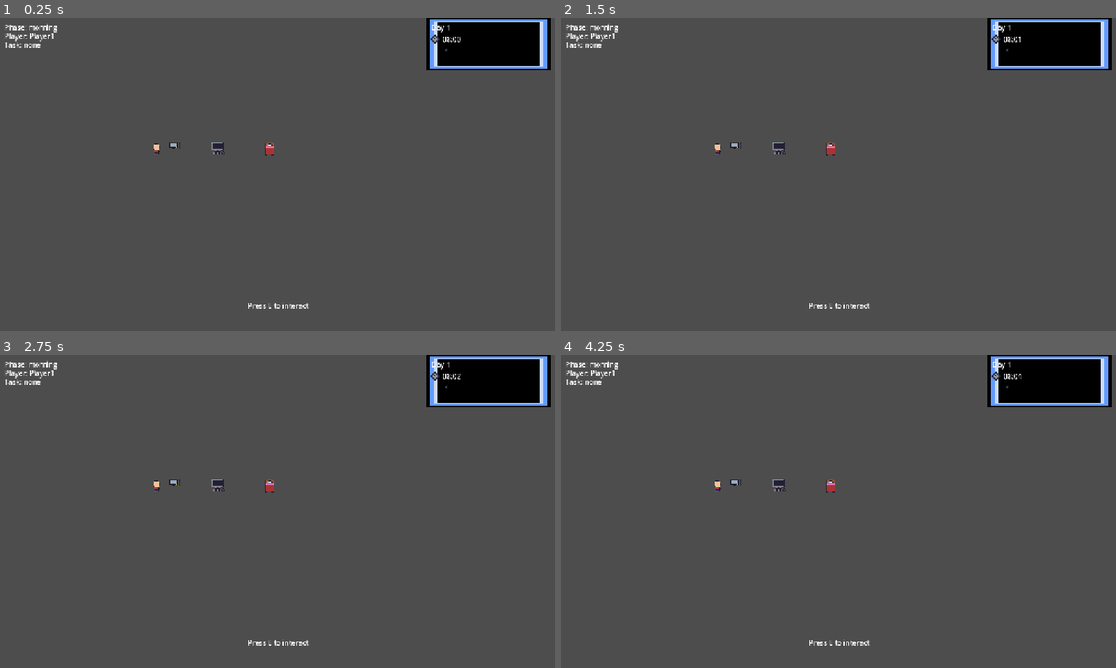
Above: before the commit, frames 1-4 (two rows, left to right).
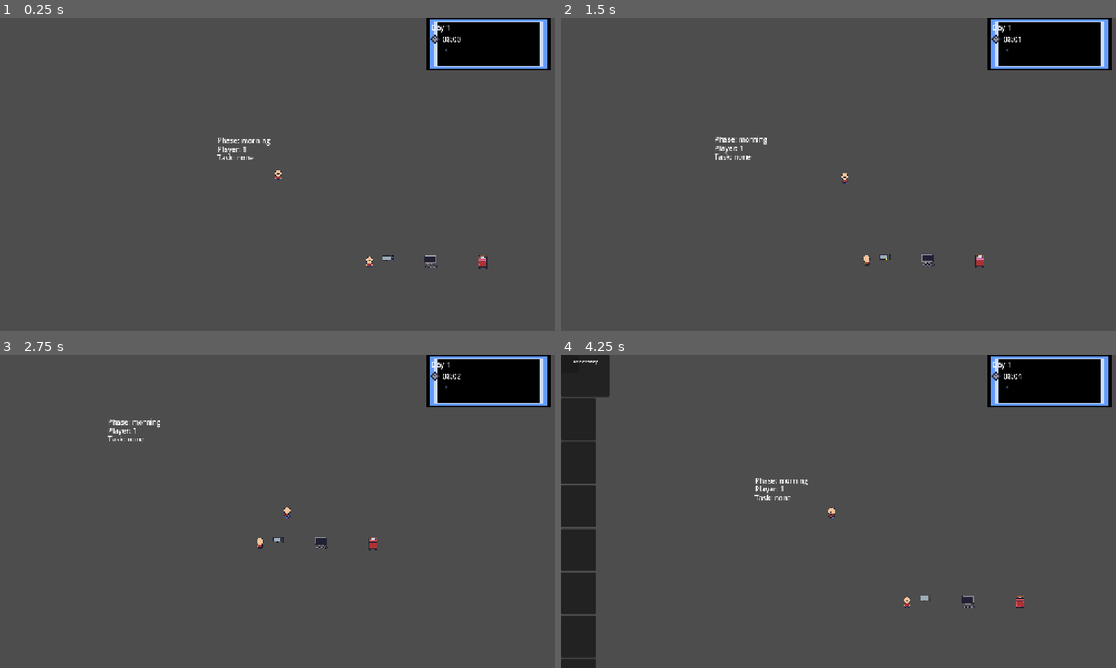
Above: after the commit, the same moments.

Repository: pvfort/astrovalley
Game: Godot game, scene res://scenes/main.tscn
Two runs of this game, one before a commit and one after it. Both use one fixed random seed, a clock stepped at 60 frames per second and the inputs below. This scene is started directly instead of the project's main scene.
Inputs (mouse positions are in pixels of both pictures, inside the frame that each line leads up to):
- Up to frame 1 (0.25 s): no input
- Up to frame 2 (1.5 s): tap E (interact) at 0.5, 0.6, 1.25, 1.35 s; move the mouse to (960, 158) at 0.52 s; hold Right (ui_right) 0.53-1.28 s; click (960, 158) at 0.67 s; move the mouse to (727, 190) at 1.27 s; hold Down (ui_down) from 1.28 s (still down)
- Up to frame 3 (2.75 s): tap E (interact) at 2, 2.3 s; move the mouse to (333, 442) at 2.02 s; release Down (ui_down) at 2.03 s; hold Right (ui_right) from 2.03 s (still down); tap P (pick_up) at 2.1 s
- Up to frame 4 (4.25 s): tap E (interact) at 2.75, 2.85, 3.5, 3.6 s; move the mouse to (810, 574) at 2.77 s; release Right (ui_right) at 2.78 s; hold Up (ui_up) 2.78-3.53 s; click (810, 574) at 2.92 s; move the mouse to (1005, 558) at 3.52 s; hold Left (ui_left) from 3.53 s (still down); tap Enter (inventory_toggle) at 4.15 s

The runs differ from the first frame. In frame 1, 0.9% of the frame differs, in the area x 1-88%, y 1-93%; in frame 2, 1.0%; in frame 3, 0.9%; in frame 4, 7.1%, in the area x 0-84%, y 0-100%.
Error before the commit: Parse Error: Preload file "res://assets/sprites/character.png" does not exist. (res://autoload/PlayerData.gd:20)

Commit message:
updated paths to assets

Diff:
--- a/autoload/PlayerData.gd
+++ b/autoload/PlayerData.gd
@@ -3,21 +3,21 @@
 signal player_profile_changed
 
 @export var player_name: String = "Avery Vega":
-    set(value):
-        player_name = value
-        player_profile_changed.emit()
+	set(value):
+		player_name = value
+		player_profile_changed.emit()
 
 @export var player_title: String = "Graduate Researcher":
-    set(value):
-        player_title = value
-        player_profile_changed.emit()
+	set(value):
+		player_title = value
+		player_profile_changed.emit()
 
 @export var player_level: int = 1:
-    set(value):
-        player_level = max(value, 1)
-        player_profile_changed.emit()
+	set(value):
+		player_level = max(value, 1)
+		player_profile_changed.emit()
 
-@export var portrait: Texture2D = preload("res://assets/sprites/character.png"):
-    set(value):
-        portrait = value
-        player_profile_changed.emit()
+@export var portrait: Texture2D = preload("res://assets/entities/characters/character.png"):
+	set(value):
+		portrait = value
+		player_profile_changed.emit()
--- a/resources/items/books.tres
+++ b/resources/items/books.tres
@@ -1,6 +1,6 @@
 [gd_resource type="Resource" script_class="ItemData" format=3 uid="uid://dy4qndx6j5eai"]
 
-[ext_resource type="Texture2D" uid="uid://bemjlcv40aao8" path="res://assets/sprites/Books.png" id="1_dre41"]
+[ext_resource type="Texture2D" uid="uid://242u16geonjo" path="res://assets/entities/items/Books.png" id="1_dre41"]
 [ext_resource type="Script" uid="uid://fmd5ydc8qhh" path="res://scripts/items/item_data.gd" id="1_item"]
 
 [resource]
--- a/resources/items/coffee.tres
+++ b/resources/items/coffee.tres
@@ -1,14 +1,14 @@
 [gd_resource type="Resource" script_class="ItemData" format=3 uid="uid://qm4eayag8lrn"]
 
+[ext_resource type="Texture2D" uid="uid://d3gg7dj2ci7be" path="res://assets/entities/items/coffee.png" id="1_cl7mq"]
 [ext_resource type="Script" uid="uid://fmd5ydc8qhh" path="res://scripts/items/item_data.gd" id="1_item"]
 [ext_resource type="Resource" uid="uid://dc5v2frvsrp5p" path="res://resources/items/mug.tres" id="2_cl7mq"]
-[ext_resource type="Texture2D" uid="uid://cssve506iofex" path="res://assets/sprites/coffee.png" id="2_icon"]
 
 [resource]
 script = ExtResource("1_item")
 item_id = "coffee"
 display_name = "Coffee"
-icon = ExtResource("2_icon")
+icon = ExtResource("1_cl7mq")
 tags = Array[String](["consumable", "drink", "placeable", "pickupable", "item"])
 consumable = true
 status_effect_id = "coffee_speed"
--- a/resources/items/coffee_machine.tres
+++ b/resources/items/coffee_machine.tres
@@ -1,6 +1,6 @@
 [gd_resource type="Resource" script_class="ItemData" format=3 uid="uid://2khk63bivmdn"]
 
-[ext_resource type="Texture2D" uid="uid://dd2nq3ty6lm1r" path="res://assets/sprites/Coffee-Machine.png" id="1_u0u8e"]
+[ext_resource type="Texture2D" uid="uid://ddjvx0piimfbj" path="res://assets/entities/furniture/Coffee-Machine.png" id="1_u0u8e"]
 [ext_resource type="Script" uid="uid://fmd5ydc8qhh" path="res://scripts/items/item_data.gd" id="2_axgot"]
 
 [resource]
--- a/resources/items/computer.tres
+++ b/resources/items/computer.tres
@@ -1,13 +1,10 @@
 [gd_resource type="Resource" script_class="ItemData" format=3 uid="uid://byqfngliawsko"]
 
-[ext_resource type="Texture2D" uid="uid://mrn6rmmpu54s" path="res://assets/sprites/pc_sheet.png" id="1_koi78"]
+[ext_resource type="Texture2D" uid="uid://cigangwjk6rd6" path="res://assets/entities/furniture/pc_on_sheet.png" id="1_koi78"]
 [ext_resource type="Script" uid="uid://fmd5ydc8qhh" path="res://scripts/items/item_data.gd" id="2_hxq42"]
 
 [resource]
 script = ExtResource("2_hxq42")
-id = &"computer"
 display_name = "Computer"
+description = "Use to work on your thesis, send emails and reduce data."
 icon = ExtResource("1_koi78")
-item_category = "equipment"
-description = "Use to work on your thesis, send emails and reduce data."
-max_stack_size = 5
--- a/resources/items/printer.tres
+++ b/resources/items/printer.tres
@@ -1,13 +1,10 @@
 [gd_resource type="Resource" script_class="ItemData" format=3 uid="uid://cpttu2fxrlypx"]
 
-[ext_resource type="Texture2D" uid="uid://btc177dxrill0" path="res://assets/sprites/Printer.png" id="1_hrffx"]
+[ext_resource type="Texture2D" uid="uid://tc5ioghs8hi0" path="res://assets/entities/furniture/Printer.png" id="1_hrffx"]
 [ext_resource type="Script" uid="uid://fmd5ydc8qhh" path="res://scripts/items/item_data.gd" id="1_item"]
 
 [resource]
 script = ExtResource("1_item")
-id = &"printer"
 display_name = "Printer"
+description = "Printer. Needs paper to work."
 icon = ExtResource("1_hrffx")
-item_category = "equipment"
-description = "Printer. Needs paper to work."
-max_stack_size = 1
--- a/resources/items/trash_can.tres
+++ b/resources/items/trash_can.tres
@@ -1,12 +1,10 @@
 [gd_resource type="Resource" script_class="ItemData" format=3 uid="uid://dcha65w6kwdix"]
 
-[ext_resource type="Texture2D" uid="uid://cq55resegn147" path="res://assets/sprites/Bin.png" id="1_la8dd"]
+[ext_resource type="Texture2D" uid="uid://mb0hk5pd4do3" path="res://assets/entities/furniture/Bin.png" id="1_la8dd"]
 [ext_resource type="Script" uid="uid://fmd5ydc8qhh" path="res://scripts/items/item_data.gd" id="2_caqwt"]
 
 [resource]
 script = ExtResource("2_caqwt")
-id = &"trash"
 display_name = "Trash"
+description = "Trash can, use to dispose items."
 icon = ExtResource("1_la8dd")
-description = "Trash can, use to dispose items."
-max_stack_size = 1
--- a/scenes/main.tscn
+++ b/scenes/main.tscn
@@ -8,7 +8,6 @@
 [ext_resource type="PackedScene" path="res://scenes/resources/BedEntity.tscn" id="6_bed"]
 [ext_resource type="PackedScene" path="res://scenes/ui/ClockUI.tscn" id="7_clock"]
 [ext_resource type="PackedScene" path="res://scenes/ui/DailySummaryUI.tscn" id="8_summary"]
-[ext_resource type="Script" path="res://scripts/time/day_night_controller.gd" id="9_day_night"]
 [ext_resource type="PackedScene" path="res://scenes/resources/StoreNpcEntity.tscn" id="10_store_npc"]
 [ext_resource type="PackedScene" path="res://scenes/ui/StoreUI.tscn" id="11_store_ui"]
 
@@ -21,7 +20,6 @@
 [node name="Telescope" type="Area2D" parent="." unique_id=678417217]
 position = Vector2(400, 300)
 script = ExtResource("1")
-resource_name = "telescope"
 
 [node name="Sprite2D" type="Sprite2D" parent="Telescope" unique_id=1621535991]
 texture = ExtResource("3")
@@ -29,13 +27,13 @@
 [node name="CollisionShape2D" type="CollisionShape2D" parent="Telescope" unique_id=49984888]
 shape = SubResource("1")
 
-[node name="ComputerEntity" parent="." instance=ExtResource("5_computer")]
+[node name="ComputerEntity" parent="." unique_id=1955995544 instance=ExtResource("5_computer")]
 position = Vector2(500, 300)
 
-[node name="BedEntity" parent="." instance=ExtResource("6_bed")]
+[node name="BedEntity" parent="." unique_id=1694464236 instance=ExtResource("6_bed")]
 position = Vector2(620, 300)
 
-[node name="StoreNpcEntity" parent="." instance=ExtResource("10_store_npc")]
+[node name="StoreNpcEntity" parent="." unique_id=1360177238 instance=ExtResource("10_store_npc")]
 position = Vector2(360, 300)
 
 [node name="UI" type="Control" parent="." unique_id=300123017]
@@ -83,12 +81,14 @@
 
 [node name="InventoryUi" parent="CanvasLayer" unique_id=48336469 instance=ExtResource("4_jyhfs")]
 
-[node name="ClockUI" parent="CanvasLayer" instance=ExtResource("7_clock")]
+[node name="ClockUI" parent="CanvasLayer" unique_id=1583854537 instance=ExtResource("7_clock")]
+layout_mode = 3
+grow_horizontal = 0
 
-[node name="DailySummaryUI" parent="CanvasLayer" instance=ExtResource("8_summary")]
+[node name="DailySummaryUI" parent="CanvasLayer" unique_id=1342081110 instance=ExtResource("8_summary")]
 
-[node name="StoreUI" parent="CanvasLayer" instance=ExtResource("11_store_ui")]
+[node name="StoreUI" parent="CanvasLayer" unique_id=1164901527 instance=ExtResource("11_store_ui")]
 
-[node name="DayNightController" type="CanvasLayer" parent="." script=ExtResource("9_day_night")]
+[node name="DayNightController" type="CanvasLayer" parent="." unique_id=1917497699]
 
 [node name="Players" type="Node2D" parent="." unique_id=96690759]
--- a/scenes/player/Player.tscn
+++ b/scenes/player/Player.tscn
@@ -2,7 +2,7 @@
 
 [ext_resource type="Script" uid="uid://bwcev4lthdsds" path="res://scripts/player/player.gd" id="1_player_script"]
 [ext_resource type="PackedScene" uid="uid://blctf1qsa3ufe" path="res://scenes/ui/InventoryUI.tscn" id="2_inventory_ui"]
-[ext_resource type="Texture2D" uid="uid://chunxd4fns534" path="res://assets/sprites/character.png" id="3_character_tex"]
+[ext_resource type="Texture2D" uid="uid://4ebyvrqf3enf" path="res://assets/entities/characters/character.png" id="3_character_tex"]
 [ext_resource type="Script" uid="uid://dg30w6inkjpo3" path="res://scripts/components/status_effect_component.gd" id="4_524rm"]
 
 [sub_resource type="RectangleShape2D" id="RectangleShape2D_player"]
--- a/scenes/resources/ComputerEntity.tscn
+++ b/scenes/resources/ComputerEntity.tscn
@@ -1,26 +1,26 @@
-[gd_scene format=3]
+[gd_scene format=3 uid="uid://clgl8qe4cxqq7"]
 
-[ext_resource type="Texture2D" path="res://assets/entities/furniture/computer_off.png" id="1_pc_off"]
-[ext_resource type="Script" path="res://scripts/components/interactable_component.gd" id="2_interactable"]
-[ext_resource type="Script" path="res://scripts/components/programming_component.gd" id="3_programming"]
+[ext_resource type="Texture2D" uid="uid://cm2cfagb80qtu" path="res://assets/entities/furniture/computer_off.png" id="1_pc_off"]
+[ext_resource type="Script" uid="uid://dt6icuflg7wj0" path="res://scripts/components/interactable_component.gd" id="2_interactable"]
+[ext_resource type="Script" uid="uid://m06xvt5kbjwn" path="res://scripts/components/programming_component.gd" id="3_programming"]
 
 [sub_resource type="RectangleShape2D" id="1_shape"]
 size = Vector2(28, 20)
 
-[node name="ComputerEntity" type="Area2D"]
+[node name="ComputerEntity" type="Area2D" unique_id=602315455]
 collision_layer = 4
 collision_mask = 2
 monitoring = false
 
-[node name="Sprite2D" type="Sprite2D" parent="."]
+[node name="Sprite2D" type="Sprite2D" parent="." unique_id=1703565829]
 texture = ExtResource("1_pc_off")
 
-[node name="InteractableComponent" type="Node" parent="."]
+[node name="InteractableComponent" type="Node" parent="." unique_id=721616111]
 script = ExtResource("2_interactable")
 
-[node name="CollisionShape2D" type="CollisionShape2D" parent="."]
+[node name="CollisionShape2D" type="CollisionShape2D" parent="." unique_id=944152037]
 shape = SubResource("1_shape")
 one_way_collision = true
 
-[node name="ProgrammingComponent" type="Node" parent="."]
+[node name="ProgrammingComponent" type="Node" parent="." unique_id=696018731]
 script = ExtResource("3_programming")
--- a/scripts/components/programming_component.gd
+++ b/scripts/components/programming_component.gd
@@ -18,56 +18,57 @@
 var _is_interacting := false
 
 func _ready() -> void:
-    priority = max(priority, PROGRAMMING_PRIORITY)
+	priority = max(priority, PROGRAMMING_PRIORITY)
 
 func interact(player: PlayerCharacter) -> void:
-    if player == null or _is_interacting:
-        return
+	if player == null or _is_interacting:
+		return
 
-    _is_interacting = true
-    programming_started.emit(player.player_id)
-    _set_computer_visual(true)
+	_is_interacting = true
+	programming_started.emit(player.player_id)
+	_set_computer_visual(true)
 
-    if skill_id != "":
-        SkillManager.add_xp(skill_id, xp_gain)
-        WorldClock.add_daily_skill_xp(skill_id, xp_gain)
+	if skill_id != "":
+		SkillManager.add_xp(skill_id, xp_gain)
+		WorldClock.add_daily_skill_xp(skill_id, xp_gain)
 
-    WorldClock.add_minutes(time_advance_minutes)
-    WorldClock.add_programming_progress(time_advance_minutes)
-    _attempt_energy_spend(player)
+	WorldClock.add_minutes(time_advance_minutes)
+	WorldClock.add_programming_progress(time_advance_minutes)
+	_attempt_energy_spend(player)
 
-    var tween := get_tree().root.create_tween()
-    tween.tween_interval(0.2)
-    tween.finished.connect(
-        func() -> void:
-            if is_inside_tree():
-                _set_computer_visual(false)
-                programming_completed.emit(player.player_id)
-            _is_interacting = false
-        CONNECT_ONE_SHOT
-    )
+	var tween := get_tree().root.create_tween()
+	tween.tween_interval(0.2)
+	tween.finished.connect(
+		func() -> void:
+			if is_inside_tree():
+				_set_computer_visual(false)
+				programming_completed.emit(player.player_id)
+
+			_is_interacting = false,
+		CONNECT_ONE_SHOT
+	)
 
 func _attempt_energy_spend(player: PlayerCharacter) -> void:
-    if not consume_energy:
-        return
+	if not consume_energy:
+		return
 
-    if player.has_method("consume_energy"):
-        player.consume_energy(energy_cost)
-        return
+	if player.has_method("consume_energy"):
+		player.consume_energy(energy_cost)
+		return
 
-    var status := player.get_status_effect_component()
-    if status != null and status.has_method("apply"):
-        status.apply("programming_fatigue", energy_cost, {"temporary": true, "source": "programming"})
+	var status := player.get_status_effect_component()
+	if status != null and status.has_method("apply"):
+		status.apply("programming_fatigue", energy_cost, {"temporary": true, "source": "programming"})
 
 func _set_computer_visual(active: bool) -> void:
-    var sprite := get_parent().get_node_or_null(sprite_path) as Sprite2D
-    if sprite == null:
-        return
+	var sprite := get_parent().get_node_or_null(sprite_path) as Sprite2D
+	if sprite == null:
+		return
 
-    if _original_texture == null:
-        _original_texture = sprite.texture
+	if _original_texture == null:
+		_original_texture = sprite.texture
 
-    if active and active_texture != null:
-        sprite.texture = active_texture
-    else:
-        sprite.texture = _original_texture
+	if active and active_texture != null:
+		sprite.texture = active_texture
+	else:
+		sprite.texture = _original_texture
--- a/scripts/components/status_effect_component.gd
+++ b/scripts/components/status_effect_component.gd
@@ -7,45 +7,45 @@
 var active_effects: Dictionary = {}
 
 func apply(effect_id: String, duration: float, metadata: Dictionary = {}) -> void:
-    if effect_id == "":
-        return
+	if effect_id == "":
+		return
 
-    var entry := {
-        "duration": maxf(duration, 0.0),
-        "temporary": bool(metadata.get("temporary", true)),
-        "metadata": metadata.duplicate(true),
-    }
-    active_effects[effect_id] = entry
-    effect_applied.emit(effect_id)
+	var entry := {
+		"duration": maxf(duration, 0.0),
+		"temporary": bool(metadata.get("temporary", true)),
+		"metadata": metadata.duplicate(true),
+	}
+	active_effects[effect_id] = entry
+	effect_applied.emit(effect_id)
 
 func apply_effect(effect_id: String, effect_data: Dictionary) -> void:
-    apply(effect_id, float(effect_data.get("duration", 0.0)), effect_data)
+	apply(effect_id, float(effect_data.get("duration", 0.0)), effect_data)
 
 func has_effect(effect_id: String) -> bool:
-    return active_effects.has(effect_id)
+	return active_effects.has(effect_id)
 
 func clear_temporary_effects() -> void:
-    var to_remove: Array[String] = []
-    for effect_id in active_effects.keys():
-        var entry := active_effects[effect_id] as Dictionary
-        if bool(entry.get("temporary", false)):
-            to_remove.append(effect_id)
+	var to_remove: Array[String] = []
+	for effect_id in active_effects.keys():
+		var entry := active_effects[effect_id] as Dictionary
+		if bool(entry.get("temporary", false)):
+			to_remove.append(effect_id)
 
-    for effect_id in to_remove:
-        active_effects.erase(effect_id)
-        effect_expired.emit(effect_id)
+	for effect_id in to_remove:
+		active_effects.erase(effect_id)
+		effect_expired.emit(effect_id)
 
 func _process(delta: float) -> void:
-    var expired: Array[String] = []
+	var expired: Array[String] = []
 
-    for effect_id in active_effects.keys():
-        var entry := active_effects[effect_id] as Dictionary
-        entry["duration"] = maxf(0.0, float(entry.get("duration", 0.0)) - delta)
-        active_effects[effect_id] = entry
+	for effect_id in active_effects.keys():
+		var entry := active_effects[effect_id] as Dictionary
+		entry["duration"] = maxf(0.0, float(entry.get("duration", 0.0)) - delta)
+		active_effects[effect_id] = entry
 
-        if float(entry["duration"]) <= 0.0:
-            expired.append(effect_id)
+		if float(entry["duration"]) <= 0.0:
+			expired.append(effect_id)
 
-    for effect_id in expired:
-        active_effects.erase(effect_id)
-        effect_expired.emit(effect_id)
+	for effect_id in expired:
+		active_effects.erase(effect_id)
+		effect_expired.emit(effect_id)
--- a/scripts/core/time_manager.gd
+++ b/scripts/core/time_manager.gd
@@ -8,40 +8,40 @@
 var current_phase: Phase = Phase.MORNING
 
 func _ready() -> void:
-    if WorldClock != null:
-        WorldClock.phase_changed.connect(_on_world_phase_changed)
-        _on_world_phase_changed(WorldClock.get_phase_name())
+	if WorldClock != null:
+		WorldClock.phase_changed.connect(_on_world_phase_changed)
+		_on_world_phase_changed(WorldClock.get_phase_name())
 
 func start_cycle() -> void:
-    # WorldClock handles progression automatically.
-    pass
+	# WorldClock handles progression automatically.
+	pass
 
 func _on_world_phase_changed(phase_name: String) -> void:
-    match phase_name:
-        "Morning":
-            current_phase = Phase.MORNING
-        "Afternoon":
-            current_phase = Phase.AFTERNOON
-        "Evening":
-            current_phase = Phase.NIGHT
-        _:
-            current_phase = Phase.NIGHT
+	match phase_name:
+		"Morning":
+			current_phase = Phase.MORNING
+		"Afternoon":
+			current_phase = Phase.AFTERNOON
+		"Evening":
+			current_phase = Phase.NIGHT
+		_:
+			current_phase = Phase.NIGHT
 
-    phase_changed.emit(get_phase_name(current_phase))
+	phase_changed.emit(get_phase_name(current_phase))
 
 func get_phase_name(phase: Phase) -> String:
-    match phase:
-        Phase.MORNING:
-            return "morning"
-        Phase.AFTERNOON:
-            return "afternoon"
-        Phase.NIGHT:
-            return "night"
-    return "night"
+	match phase:
+		Phase.MORNING:
+			return "morning"
+		Phase.AFTERNOON:
+			return "afternoon"
+		Phase.NIGHT:
+			return "night"
+	return "night"
 
 func sync_phase(phase: int) -> void:
-    current_phase = phase
-    phase_changed.emit(get_phase_name(current_phase))
+	current_phase = phase
+	phase_changed.emit(get_phase_name(current_phase))
 
 func get_current_phase() -> String:
-    return get_phase_name(current_phase)
+	return get_phase_name(current_phase)
--- a/scripts/inventory/InventoryManager.gd
+++ b/scripts/inventory/InventoryManager.gd
@@ -44,15 +44,18 @@
 	if item == null:
 		return false
 
-	var final_cost := max(cost, 0)
+	var final_cost: int = max(cost, 0)
+
 	if funds < final_cost:
 		return false
 
-	var added := add_item(item)
+	var added: bool = add_item(item)
+
 	if not added:
 		return false
 
 	funds -= final_cost
+
 	return true
 
 func remove_item(index: int):
--- a/scripts/managers/character_save_manager.gd
+++ b/scripts/managers/character_save_manager.gd
@@ -67,10 +67,10 @@
 	return null
 
 
-func get_all_characters() -> Array:
+func get_all_characters() -> Array[CharacterProfile]:
 	_ensure_characters_root()
 
-	var characters: Array = []
+	var characters: Array[CharacterProfile] = []
 	var dir := DirAccess.open(CHARACTERS_ROOT)
 	if dir == null:
 		return characters
--- a/scripts/ui/hotbar.gd
+++ b/scripts/ui/hotbar.gd
@@ -1,25 +1,11 @@
-extends Control
+extends Node
 
-@export var slot_scene: PackedScene = preload("res://scenes/ui/InventorySlot.tscn")
 
-@onready var slots_container: HBoxContainer = $PanelContainer/MarginContainer/Slots
+# Called when the node enters the scene tree for the first time.
+func _ready() -> void:
+	pass # Replace with function body.
 
-func _ready() -> void:
-	_build_slots()
-	InventoryManager.inventory_changed.connect(_refresh_hotbar)
-	_refresh_hotbar()
 
-func _build_slots() -> void:
-	if slots_container.get_child_count() > 0:
-		return
-
-	for _i in range(InventoryManager.HOTBAR_SIZE):
-		var slot = slot_scene.instantiate()
-		slot.custom_minimum_size = Vector2(72, 92)
-		slots_container.add_child(slot)
-
-func _refresh_hotbar() -> void:
-	for i in range(slots_container.get_child_count()):
-		var slot = slots_container.get_child(i)
-		if slot.has_method("set_slot_data"):
-			slot.set_slot_data(InventoryManager.get_hotbar_slot(i))
+# Called every frame. 'delta' is the elapsed time since the previous frame.
+func _process(delta: float) -> void:
+	pass
Not shown, added: assets/environment/night_overlay.png.import
Not shown, added: assets/environment/stars_overlay.png.import
Not shown, added: assets/furniture/desk.png.import
Not shown, added: assets/ui/daily_summary/money_icon.png.import
Not shown, added: assets/ui/daily_summary/observatory_panel.png.import
Not shown, added: assets/ui/daily_summary/programming_icon.png.import
Not shown, added: assets/ui/daily_summary/summary_panel.png.import
Not shown, added: assets/ui/time/sleep_fade.png.import
Not shown: 1 places in scenes/main_menu.tscn that only renumber resources
Not shown: 1 places in scenes/rooms/cafe.tscn that only renumber resources
Not shown, added: scripts/components/sleep_component.gd.uid
Not shown, added: scripts/components/store_npc_component.gd.uid
(and 9 more such lines)
